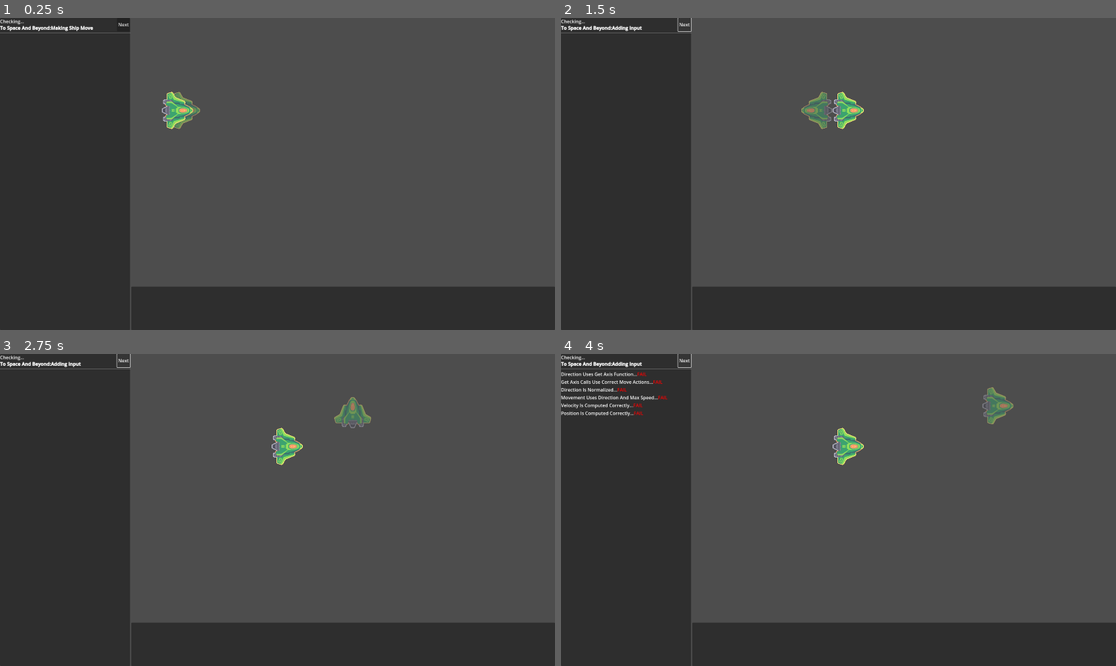
Above: before the commit, frames 1-4 (two rows, left to right).
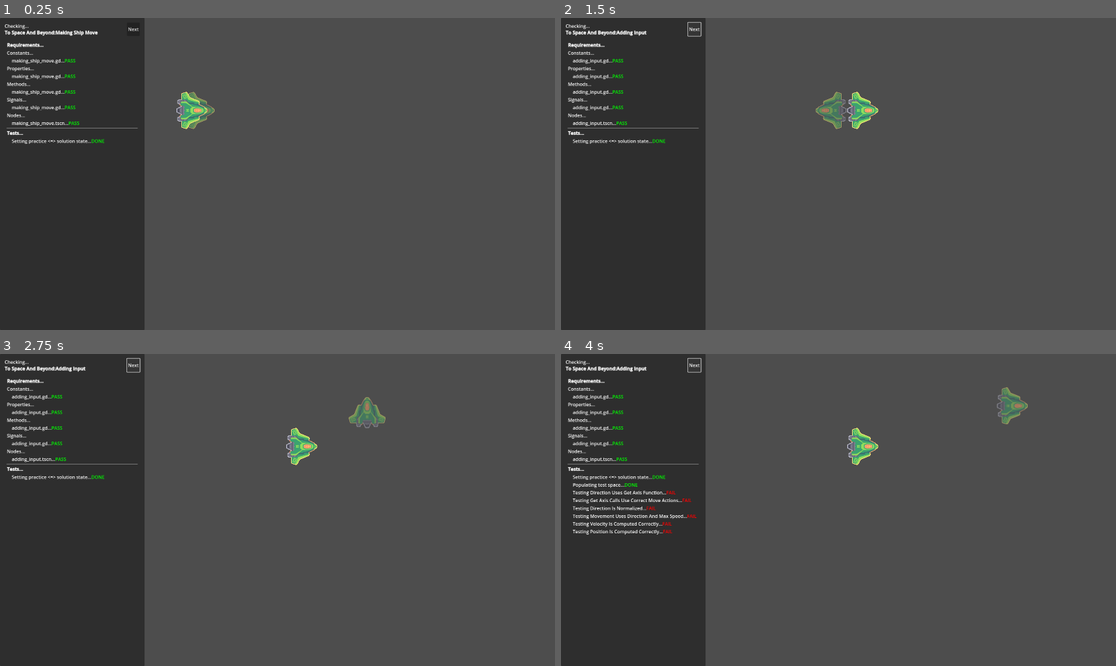
Above: after the commit, the same moments.

Repository: GDQuest/GDPractice
Game: Godot game, scene res://main.tscn
Two runs of this game, one before a commit and one after it. Both use one fixed random seed, a clock stepped at 60 frames per second and the inputs below.
Inputs:
- Up to frame 1 (0.25 s): no input
- Up to frame 2 (1.5 s): click "Next" at 0.5 s; click "Next" at 1.25 s
- Up to frame 3 (2.75 s): hold D (move_right) from 2.03 s (still down); tap Space (boost) at 2.1 s
- Up to frame 4 (4 s): release D (move_right) at 2.78 s; hold S (move_down) 2.78-3.53 s; tap Space (boost) at 2.85, 3.6 s; hold D (move_right) from 3.53 s (still down)

The runs differ from the first frame. In frame 1, 14% of the frame differs, in the area x 0-100%, y 0-100%; in frame 2, 15%; in frame 3, 15%; in frame 4, 16%.

Commit message:
improvement: update practice-solution requirements prototype & refactor

Diff:
--- /dev/null
+++ b/check_rich_text_label.gd
@@ -0,0 +1,6 @@
+class_name CheckRichTextLabel extends RichTextLabel
+
+
+func _ready() -> void:
+	fit_content = true
+	bbcode_enabled = true
--- a/practices/making_ship_move/making_ship_move.gd
+++ b/practices/making_ship_move/making_ship_move.gd
@@ -1,4 +1,7 @@
 extends Sprite2D
+
+const TEST := 3
+const A := 1.0
 
 var velocity := Vector2.ZERO
 
--- a/solutions/adding_input/adding_input_test.gd
+++ b/solutions/adding_input/adding_input_test.gd
@@ -1,12 +1,13 @@
 extends Test
 
 
-func setup(practice: Node, solution: Node) -> void:
-	super(practice, solution)
+func setup_state() -> void:
 	_solution.max_speed = _practice.max_speed
 	_solution.velocity = _practice.velocity
 	_solution.direction = _practice.direction
 
+
+func setup_populate() -> void:
 	var actionss := [
 		["move_left"],
 		["move_right"],
--- /dev/null
+++ b/solutions/logger.gd
@@ -0,0 +1,31 @@
+class_name Logger
+
+static var _title_rich_text_label: RichTextLabel = null
+static var _checks_v_box_container: VBoxContainer = null
+
+
+static func setup(title_rich_text_label: RichTextLabel, checks_v_box_container: VBoxContainer) -> void:
+	_title_rich_text_label = title_rich_text_label
+	_checks_v_box_container = checks_v_box_container
+
+
+static func title(msg: String) -> void:
+	print_rich("\n%s" % msg)
+	if _title_rich_text_label == null:
+		return
+	_title_rich_text_label.text = msg
+
+
+static func log(msg: String) -> void:
+	print_rich(msg)
+	if _checks_v_box_container == null:
+		return
+	var check_rich_text_label := CheckRichTextLabel.new()
+	_checks_v_box_container.add_child(check_rich_text_label)
+	check_rich_text_label.text = msg
+
+
+static func add_separator() -> void:
+	if _checks_v_box_container == null:
+		return
+	_checks_v_box_container.add_child(HSeparator.new())
--- a/solutions/making_ship_move/making_ship_move.gd
+++ b/solutions/making_ship_move/making_ship_move.gd
@@ -1,4 +1,7 @@
 extends Sprite2D
+
+const A := 1.0
+const TEST := 3
 
 var velocity := 100 * Vector2.RIGHT # var velocity := Vector2.ZERO
 
--- a/solutions/making_ship_move/making_ship_move_test.gd
+++ b/solutions/making_ship_move/making_ship_move_test.gd
@@ -1,14 +1,12 @@
 extends Test
 
 
-func setup(practice: Node, solution: Node) -> void:
-	super(practice, solution)
-	if not _are_requirements_valid:
-		get_tree().quit()
-		return
+func setup_state() -> void:
+	if not _practice.velocity.is_zero_approx():
+		_solution.velocity = _practice.velocity
 
-	if not practice.velocity.is_zero_approx():
-		solution.velocity = practice.velocity
+
+func setup_populate() -> void:
 	await _connect_for(get_tree().process_frame, populate_test_space, 1.0)
 
 
--- /dev/null
+++ b/solutions/requirements.gd
@@ -0,0 +1,135 @@
+class_name Requirements
+
+static var _name_sorter := func(x: Dictionary, y: Dictionary) -> bool: return x.name < y.name
+
+static var _erase_arg_name_transformer := func(f: Dictionary) -> Dictionary:
+	f.args.map(func(arg: Dictionary) -> Dictionary:
+		arg.erase("name")
+		return arg)
+	return f
+
+static var _index_node_transformer := func(x: int, state: SceneState) -> Dictionary:
+	return {path_for_parent = state.get_node_path(x, true), name = state.get_node_name(x), type = state.get_node_type(x)}
+
+static var _list := {}
+
+
+static func setup(practice_base_path: String) -> void:
+	var path_transformer := func(x: String) -> Dictionary:
+		return {
+			practice = x,
+			solution = x.replace(Builder.PRACTICES_PATH, Builder.SOLUTIONS_PATH),
+		}
+
+	var file_exists_predicate := func(x: Dictionary) -> bool:
+		return FileAccess.file_exists(x.solution)
+
+	var load_transformer := func(x: Dictionary) -> Dictionary:
+		return {practice = load(x.practice), solution = load(x.solution)}
+
+	var patterns := {scripts = "*.gd", scenes = "*.tscn"}
+	for key in patterns:
+		_list[key] = (
+			Utils.fs_find(patterns[key], practice_base_path)
+			.map(path_transformer)
+			.filter(file_exists_predicate)
+			.map(load_transformer)
+		)
+	Logger.log("[b]Requirements...[/b]")
+
+
+static func check() -> bool:
+	if _list.scripts.is_empty():
+		Logger.log("Nothing to do...[color=orange]SKIP[/color]")
+		return true
+	return _check_constants() and _check_properties() and _check_methods() and _check_signals() and _check_nodes()
+
+
+static func _check_methods() -> bool:
+	Logger.log("Methods...")
+	return _list.scripts.all(func(script: Dictionary) -> bool:
+		var practice_method_list: Array[Dictionary] = script.practice.get_script_method_list()
+		var solution_method_list: Array[Dictionary] = script.solution.get_script_method_list()
+		practice_method_list.sort_custom(_name_sorter)
+		solution_method_list.sort_custom(_name_sorter)
+
+		var result := practice_method_list.map(_erase_arg_name_transformer) == solution_method_list.map(_erase_arg_name_transformer)
+		_log_item(script, result)
+		return result
+	)
+
+
+static func _check_properties() -> bool:
+	Logger.log("Properties...")
+	return _list.scripts.all(func(script: Dictionary) -> bool:
+		var script_file_name: String = script.practice.resource_path.get_file()
+		var predicate := func(prop: Dictionary) -> bool: return prop.name != script_file_name
+		var practice_property_list: Array[Dictionary] = script.practice.get_script_property_list().filter(predicate)
+		var solution_property_list: Array[Dictionary] = script.solution.get_script_property_list().filter(predicate)
+		practice_property_list.sort_custom(_name_sorter)
+		solution_property_list.sort_custom(_name_sorter)
+
+		var result := practice_property_list == solution_property_list
+		_log_item(script, result)
+		return result
+	)
+
+
+static func _check_signals() -> bool:
+	Logger.log("Signals...")
+	return _list.scripts.all(func(script: Dictionary) -> bool:
+		var practice_signal_list: Array[Dictionary] = script.practice.get_script_signal_list()
+		var solution_signal_list: Array[Dictionary] = script.solution.get_script_signal_list()
+		practice_signal_list.sort_custom(_name_sorter)
+		solution_signal_list.sort_custom(_name_sorter)
+
+		var result := practice_signal_list.map(_erase_arg_name_transformer) == solution_signal_list.map(_erase_arg_name_transformer)
+		_log_item(script, result)
+		return result
+	)
+
+
+static func _check_constants() -> bool:
+	Logger.log("Constants...")
+	return _list.scripts.all(func(script: Dictionary) -> bool:
+		var practice_constant_map: Dictionary = script.practice.get_script_constant_map()
+		var solution_constant_map: Dictionary = script.solution.get_script_constant_map()
+
+		var result := practice_constant_map == solution_constant_map
+		_log_item(script, result)
+		return result
+	)
+
+
+static func _check_nodes() -> bool:
+	Logger.log("Nodes...")
+	return _list.scenes.all(func(scene: Dictionary) -> bool:
+		var practice_scene_tree_proxy := _get_scene_tree_proxy(scene.practice.get_state())
+		var solution_scene_tree_proxy := _get_scene_tree_proxy(scene.solution.get_state())
+
+		var result := practice_scene_tree_proxy == solution_scene_tree_proxy
+		_log_item(scene, result)
+		return result
+	)
+
+
+static func _get_scene_tree_proxy(state: SceneState) -> Dictionary:
+	var result := {}
+	for idx in range(state.get_node_count()):
+		var path_for_parent := state.get_node_path(idx, true)
+		if not path_for_parent in result:
+			result[path_for_parent] = []
+
+		var type := state.get_node_type(idx)
+		result[path_for_parent].append(type)
+
+	for key in result:
+		result[key].sort()
+	return result
+
+
+static func _log_item(item: Dictionary, is_valid: bool) -> void:
+	var filename: String = item.practice.resource_path.get_file()
+	Logger.log("\t%s...[color=%s]%s[/color]" % (
+		[filename] + (["green", "PASS"] if is_valid else ["red", "FAIL"])
+	))
--- a/solutions/test.gd
+++ b/solutions/test.gd
@@ -11,7 +11,6 @@
 	false: "red",
 }
 
-var _are_requirements_valid := false
 var _test_space: Array[Dictionary] = []
 var _practice_code: Array[String] = []
 var _practice: Node = null
@@ -21,59 +20,33 @@
 func setup(practice: Node, solution: Node) -> void:
 	_practice = practice
 	_solution = solution
-	_are_requirements_valid = _check_requirements()
-	if not _are_requirements_valid:
-		return
-
 	_practice_code = _preprocess_practice_code(_practice.get_script())
 
+	Logger.add_separator()
+	Logger.log("[b]Tests...[/b]")
+	await setup_state()
+	Logger.log("\tSetting practice <=> solution state...[color=green]DONE[/color]")
+	await setup_populate()
+	Logger.log("\tPopulating test space...[color=green]DONE[/color]")
 
-func run(checks_v_box_container: VBoxContainer) -> void:
-	if not _are_requirements_valid:
-		return
 
+
+func setup_state() -> void:
+	pass
+
+
+func setup_populate() -> void:
+	pass
+
+
+func run() -> void:
 	_test_space = _test_space.slice(1)
 	for d in get_method_list().filter(func(x: Dictionary) -> bool: return x.name.begins_with(PREFIX)):
 		var has_passed: bool = await call(d.name)
-		var rich_text_label := RichTextLabel.new()
-		checks_v_box_container.add_child(rich_text_label)
-		rich_text_label.fit_content = true
-		rich_text_label.bbcode_enabled = true
-		rich_text_label.text = "%s...%s" % [
+		Logger.log("\tTesting %s...%s" % [
 			d.name.trim_prefix(PREFIX).capitalize(),
 			"[color=%s]%s[/color]" % [COLOR[has_passed], MAP[has_passed]]
-		]
-		print_rich("\t%s" % rich_text_label.text)
-
-
-func _check_requirements() -> bool:
-	var result := [
-		_check_script_requirement(),
-		_check_functions_requirement(),
-		_check_members_requirement(),
-	]
-	return result.all(func(x: bool) -> bool: return x)
-
-
-func _check_script_requirement() -> bool:
-	var practice_script: Script = _practice.get_script()
-	var solution_script: Script = _solution.get_script()
-	return (
-		practice_script
-		and solution_script
-		and practice_script.resource_path.begins_with(Builder.PRACTICES_PATH)
-		and solution_script.resource_path.begins_with(Builder.SOLUTIONS_PATH)
-		and practice_script.resource_path.get_file() == solution_script.resource_path.get_file()
-	)
-
-
-func _check_functions_requirement() -> bool:
-	return _practice.get_method_list() == _solution.get_method_list()
-
-
-func _check_members_requirement() -> bool:
-	var predicate := func(x: Dictionary) -> bool: return not x.hint_string.begins_with("res://")
-	return _practice.get_property_list().filter(predicate) == _solution.get_property_list().filter(predicate)
+		])
 
 
 # Returns true if a line in the input `code` matches one of the `target_lines`.
--- a/tester.gd
+++ b/tester.gd
@@ -14,6 +14,10 @@
 @onready var next_button: Button = %NextButton
 
 
+func _ready() -> void:
+	Logger.setup(title_rich_text_label, checks_v_box_container)
+
+
 func check() -> void:
 	var practice_count := practices.size()
 	for project_name in practices:
@@ -26,6 +30,17 @@
 
 
 func check_practice(dir_name: StringName, project_name: String) -> void:
+	Logger.title("Checking...\n[b]%s:%s[/b]" % [
+		project_name,
+		dir_name,
+	].map(func(x: String) -> String: return x.capitalize()))
+
+	var practice_base_path := Builder.PRACTICES_PATH.path_join(dir_name)
+	Requirements.setup(practice_base_path)
+	# TODO: graceful exit
+	if not Requirements.check():
+		return
+
 	for node in sub_viewport.get_children():
 		node.queue_free()
 
@@ -36,7 +51,7 @@
 	if solution is Node2D:
 		solution.modulate.a = 0.5
 
-	var practice_scene := load(Builder.PRACTICES_PATH.path_join(dir_name).path_join(scene_name))
+	var practice_scene := load(practice_base_path.path_join(scene_name))
 	var practice: Node = practice_scene.instantiate()
 	sub_viewport.add_child(practice)
 
@@ -44,11 +59,6 @@
 	var test_script := load(Builder.SOLUTIONS_PATH.path_join(dir_name).path_join(scene_name))
 	var test: Test = test_script.new()
 	sub_viewport.add_child(test)
-#
-	title_rich_text_label.text = "Checking...\n[b]%s:%s[/b]" % [
-		project_name,
-		dir_name,
-	].map(func(x: String) -> String: return x.capitalize())
-	print_rich("\n%s" % title_rich_text_label.text)
+
 	await test.setup(practice, solution)
-	await test.run(checks_v_box_container)
+	await test.run()
--- a/tester.tscn
+++ b/tester.tscn
@@ -20,51 +20,58 @@
 grow_vertical = 2
 
 [node name="PanelContainer" type="PanelContainer" parent="HBoxContainer"]
-custom_minimum_size = Vector2(450, 0)
+custom_minimum_size = Vector2(500, 0)
 layout_mode = 2
 
-[node name="VBoxContainer" type="VBoxContainer" parent="HBoxContainer/PanelContainer"]
+[node name="MarginContainer" type="MarginContainer" parent="HBoxContainer/PanelContainer"]
+layout_mode = 2
+theme_override_constants/margin_left = 16
+theme_override_constants/margin_top = 16
+theme_override_constants/margin_right = 16
+theme_override_constants/margin_bottom = 16
+
+[node name="VBoxContainer" type="VBoxContainer" parent="HBoxContainer/PanelContainer/MarginContainer"]
 layout_mode = 2
 
-[node name="HBoxContainer" type="HBoxContainer" parent="HBoxContainer/PanelContainer/VBoxContainer"]
+[node name="HBoxContainer" type="HBoxContainer" parent="HBoxContainer/PanelContainer/MarginContainer/VBoxContainer"]
 layout_mode = 2
 
-[node name="TitleRichTextLabel" type="RichTextLabel" parent="HBoxContainer/PanelContainer/VBoxContainer/HBoxContainer"]
+[node name="TitleRichTextLabel" type="RichTextLabel" parent="HBoxContainer/PanelContainer/MarginContainer/VBoxContainer/HBoxContainer"]
 unique_name_in_owner = true
 layout_mode = 2
 size_flags_horizontal = 3
 bbcode_enabled = true
 fit_content = true
 
-[node name="NextButton" type="Button" parent="HBoxContainer/PanelContainer/VBoxContainer/HBoxContainer"]
+[node name="NextButton" type="Button" parent="HBoxContainer/PanelContainer/MarginContainer/VBoxContainer/HBoxContainer"]
 unique_name_in_owner = true
 layout_mode = 2
 size_flags_horizontal = 8
 text = "Next"
 
-[node name="HSeparator" type="HSeparator" parent="HBoxContainer/PanelContainer/VBoxContainer"]
+[node name="HSeparator" type="HSeparator" parent="HBoxContainer/PanelContainer/MarginContainer/VBoxContainer"]
 layout_mode = 2
 
-[node name="ChecksVBoxContainer" type="VBoxContainer" parent="HBoxContainer/PanelContainer/VBoxContainer"]
+[node name="MarginContainer" type="MarginContainer" parent="HBoxContainer/PanelContainer/MarginContainer/VBoxContainer"]
+layout_mode = 2
+size_flags_vertical = 3
+theme_override_constants/margin_left = 8
+theme_override_constants/margin_top = 8
+theme_override_constants/margin_right = 8
+theme_override_constants/margin_bottom = 8
+
+[node name="ChecksVBoxContainer" type="VBoxContainer" parent="HBoxContainer/PanelContainer/MarginContainer/VBoxContainer/MarginContainer"]
 unique_name_in_owner = true
 layout_mode = 2
 size_flags_vertical = 3
 
-[node name="VBoxContainer" type="VBoxContainer" parent="HBoxContainer"]
+[node name="SubViewportContainer" type="SubViewportContainer" parent="HBoxContainer"]
 layout_mode = 2
 size_flags_horizontal = 3
-
-[node name="SubViewportContainer" type="SubViewportContainer" parent="HBoxContainer/VBoxContainer"]
-layout_mode = 2
-size_flags_vertical = 3
 stretch = true
 
-[node name="SubViewport" type="SubViewport" parent="HBoxContainer/VBoxContainer/SubViewportContainer"]
+[node name="SubViewport" type="SubViewport" parent="HBoxContainer/SubViewportContainer"]
 unique_name_in_owner = true
 handle_input_locally = false
-size = Vector2i(1466, 926)
+size = Vector2i(1416, 1080)
 render_target_update_mode = 4
-
-[node name="PanelContainer" type="PanelContainer" parent="HBoxContainer/VBoxContainer"]
-custom_minimum_size = Vector2(0, 150)
-layout_mode = 2
